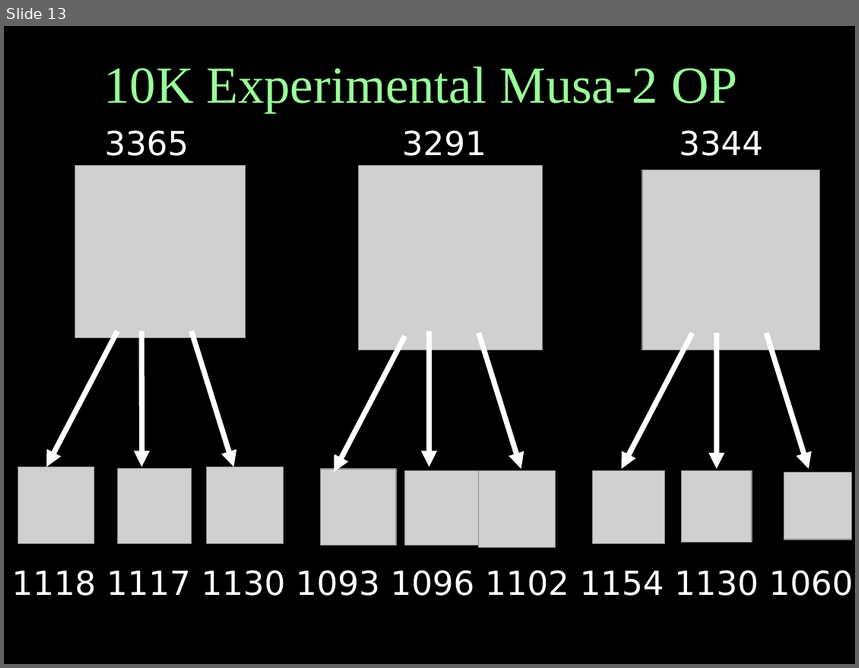
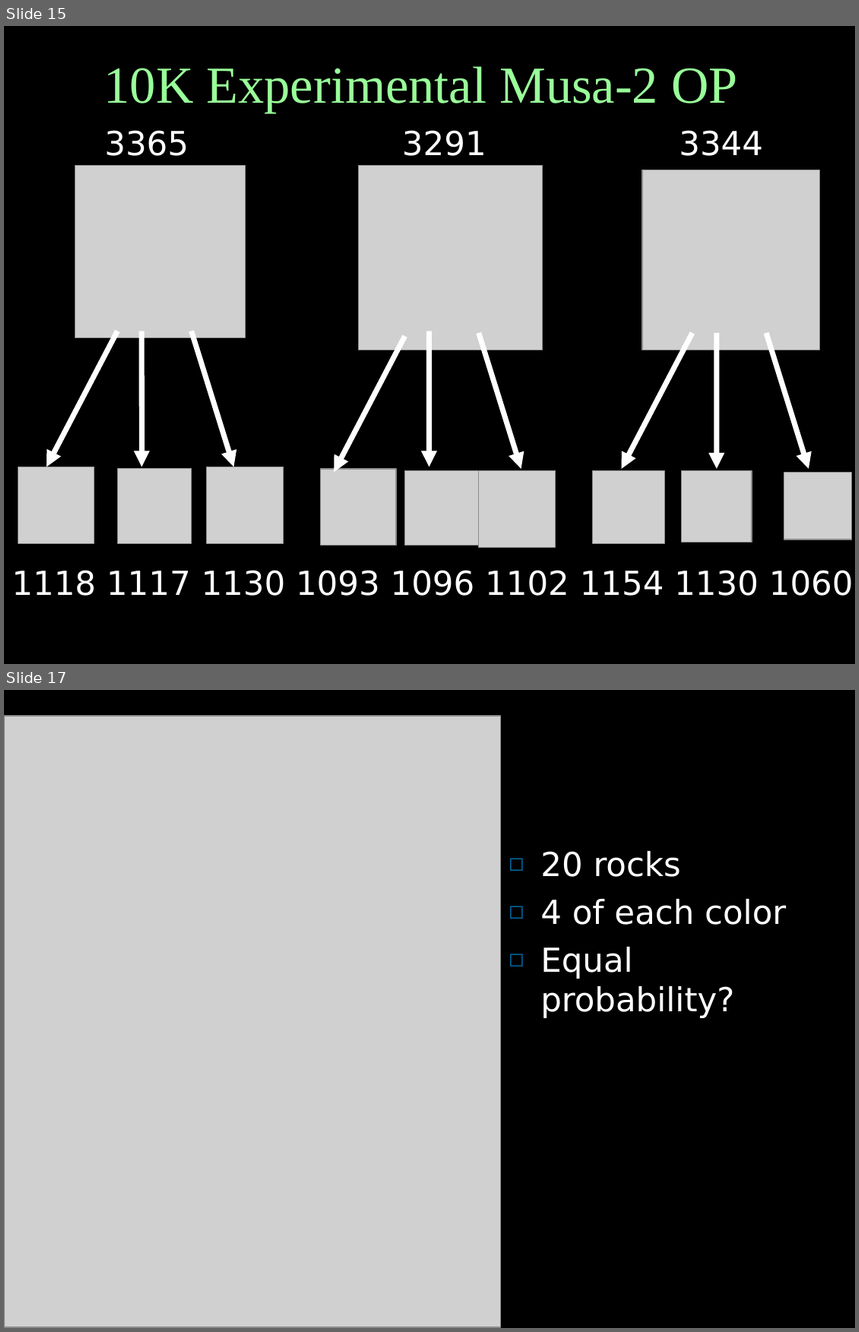
Before and after one commit to vipulkohli/Testing, a slide deck: TestingPres1.ppt. Shown one above the other, each under a label of ours: slide 13 before the commit, slides 15 and 17 after it; the slides between them are not shown. The pictures are 859x668 and 859x1332 pixels, drawn with LibreOffice and Linux fonts; fonts in the diff are those of the drawing; grey boxes stand for pictures. Boxes give left, top, right and bottom in pixels: in the first picture for what was removed or moved away, otherwise in the second. Text is boxed around its words. In the diff, an @@ line names an element or a change of style, - is before the commit and + after.

```diff
--- a/TestingPres1.ppt
+++ b/TestingPres1.ppt
@@ slide 17 added at <box>4,690,855,1328</box>, background #000000 @@
@@ picture added at <box>4,716,500,1328</box> @@
@@ text added at <box>541,851,786,1018</box>, 28 pt, text #FFFFFF @@
+◻ 20 rocks
+◻ 4 of each color
+◻ Equal probability?
@@ what was slide 13 is now slide 15 @@
```
Also in this commit, not shown: 1 slide changed, 2 other slides added, 1 slide removed.
